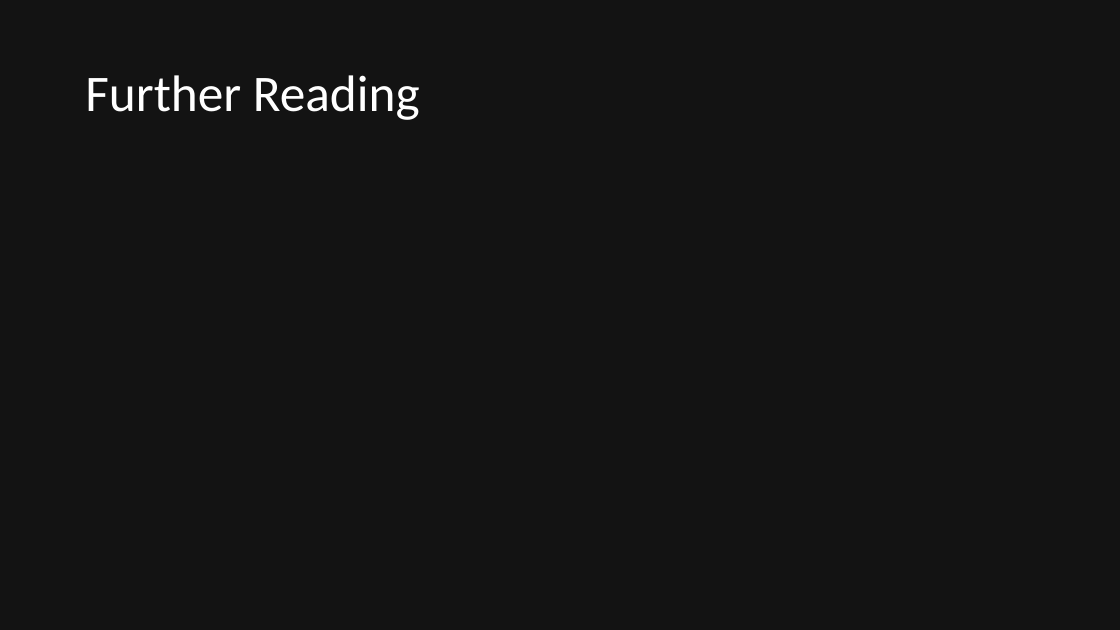
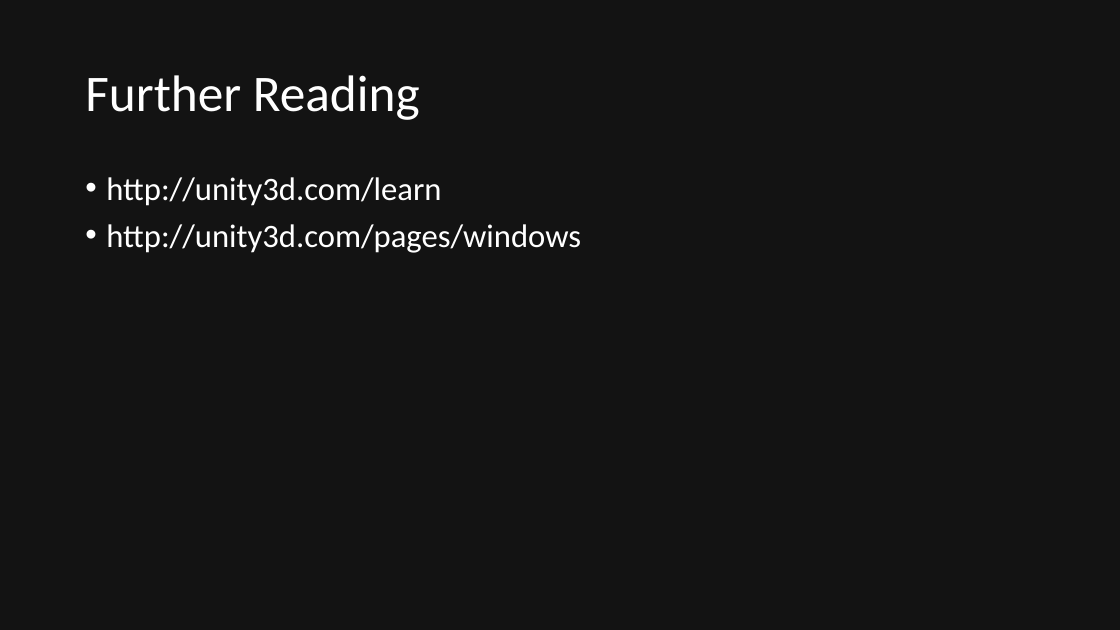
Before and after one commit to quandtm/UnitySTWorkshop, a slide deck: slide 38 of ST_Unity_101.pptx. Drawn at 1120x630 pixels with LibreOffice and Linux fonts; fonts in the diff are those of the drawing. Boxes give left, top, right and bottom in pixels: in the first picture for what was removed or moved away, otherwise in the second. Text is boxed around its words. In the diff, an @@ line names an element or a change of style, - is before the commit and + after.

```diff
--- a/ST_Unity_101.pptx
+++ b/ST_Unity_101.pptx
@@ text added at [106,177,581,253], 28 pt, text #FFFFFF @@
+• http://unity3d.com/learn
+• http://unity3d.com/pages/windows
```
Also in this commit, not shown: 7 other slides changed, 1 other file.
